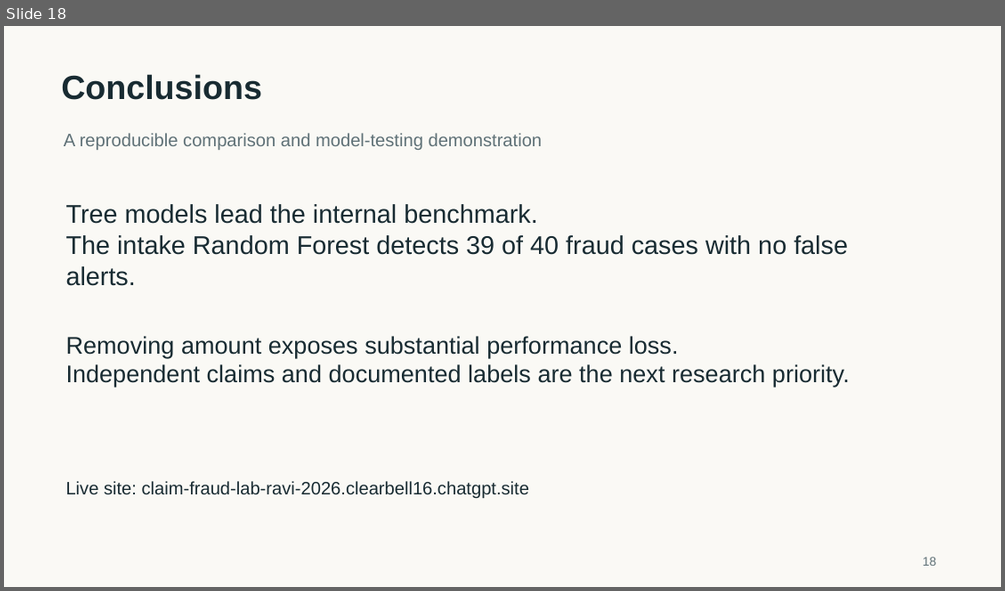
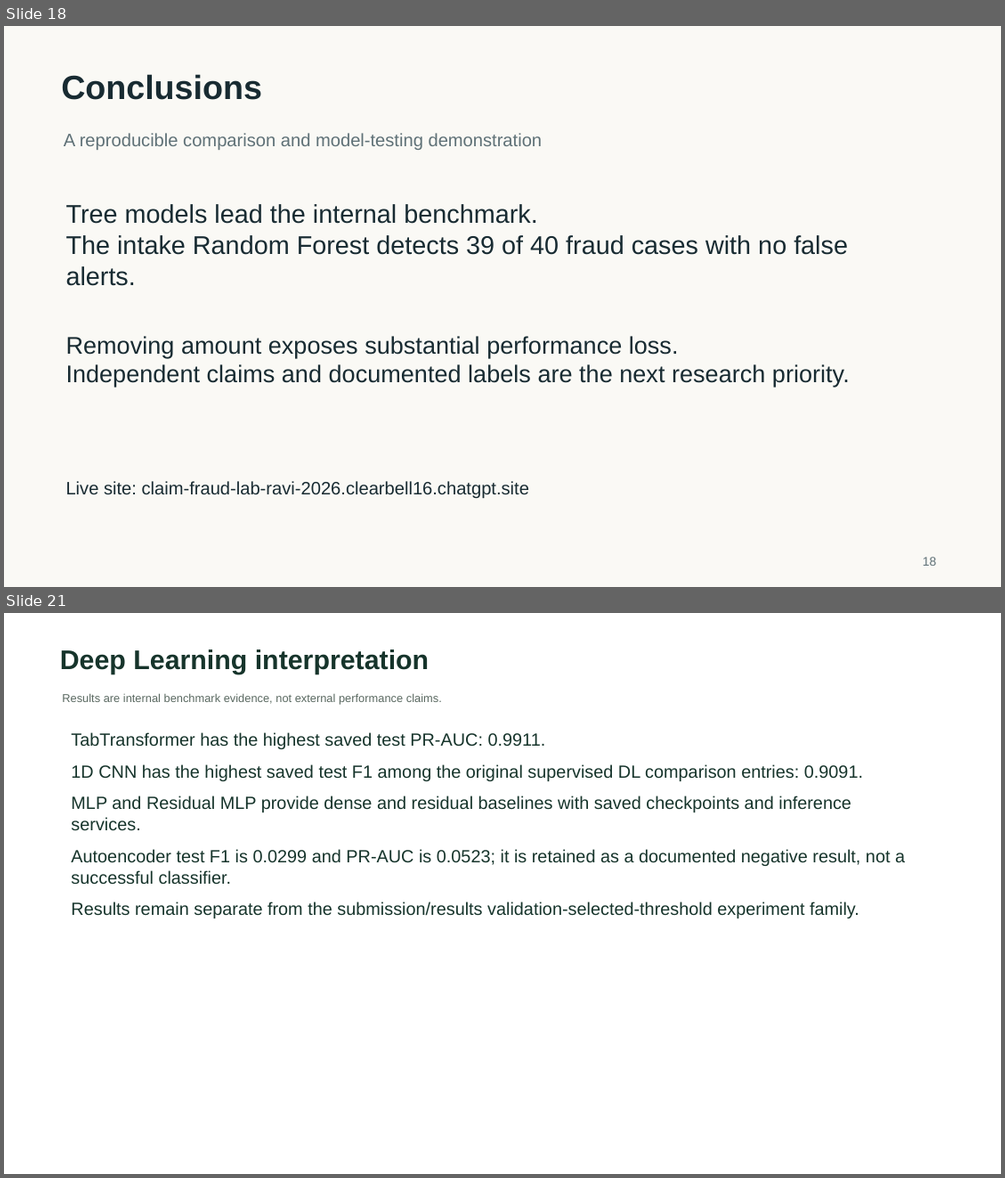
Before and after one commit to Ganesh172919/mini-project, a slide deck: submission/deliverables/Presentation.pptx. Shown one above the other, each under a label of ours: slide 18 before the commit, slides 18 and 21 after it; the slides between them are not shown. The pictures are 1005x591 and 1005x1178 pixels, drawn with LibreOffice and Linux fonts; fonts in the diff are those of the drawing. Boxes give left, top, right and bottom in pixels: in the first picture for what was removed or moved away, otherwise in the second. Text is boxed around its words. In the diff, an @@ line names an element or a change of style, - is before the commit and + after.

Commit message:
Complete mini-project integration, DL benchmarks and UI refinement

```diff
--- a/submission/deliverables/Presentation.pptx
+++ b/submission/deliverables/Presentation.pptx
@@ slide 21 added at [4, 613, 1001, 1174], background #FFFFFF @@
@@ text added at [60, 649, 429, 674], 26 pt, text #16342B, bold @@
+Deep Learning interpretation
@@ text added at [62, 693, 442, 705], 11 pt, text #5A6961 @@
+Results are internal benchmark evidence, not external performance claims.
@@ text added at [71, 732, 905, 918], 17 pt, text #16342B @@
+TabTransformer has the highest saved test PR-AUC: 0.9911.
+1D CNN has the highest saved test F1 among the original supervised DL comparison entries: 0.9091.
+MLP and Residual MLP provide dense and residual baselines with saved checkpoints and inference services.
+Autoencoder test F1 is 0.0299 and PR-AUC is 0.0523; it is retained as a documented negative result, not a successful classifier.
+Results remain separate from the submission/results validation-selected-threshold experiment family.
```
Also in this commit, not shown: 5 other slides added, 11 other files.
